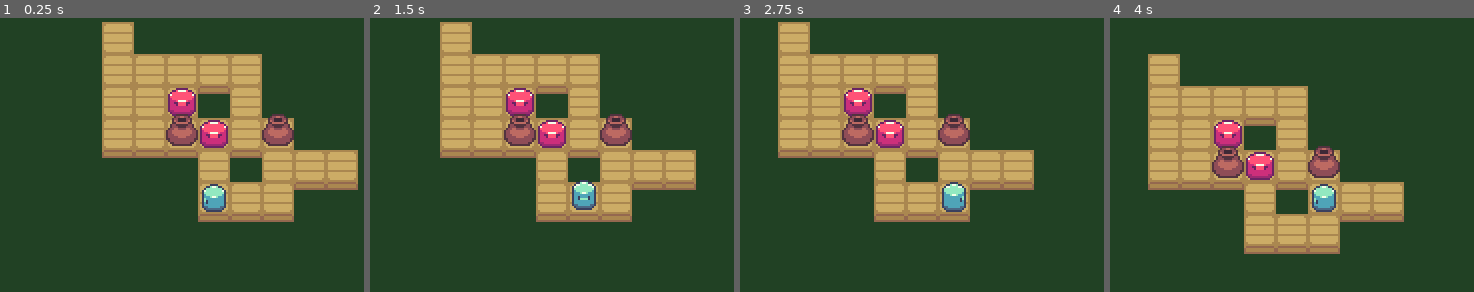
Above: before the commit, frames 1-4 (left to right).
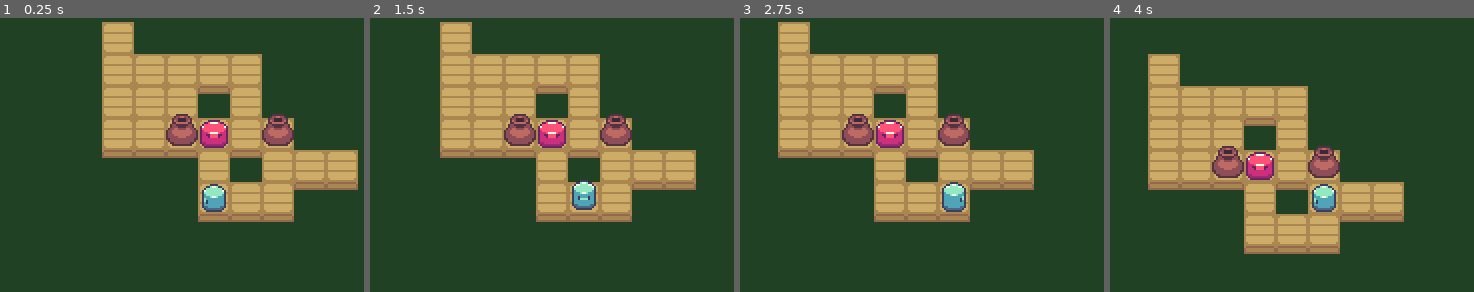
Above: after the commit, the same moments.

Repository: GudBoiNero/TurnBasedGame
Game: Godot game, scene res://assets/World.tscn
The game is run twice, just before and just after one commit, with the same random seed, the same clock (stepped at 60 frames per second) and the same inputs.
Inputs:
- Up to frame 1 (0.25 s): no input
- Up to frame 2 (1.5 s): tap Enter at 0.5 s; hold D (mov_right) 0.53-1.28 s; tap Space at 1.25 s; hold Down (mov_down) from 1.28 s (still down)
- Up to frame 3 (2.75 s): release Down (mov_down) at 2.03 s; hold D (mov_right) from 2.03 s (still down)
- Up to frame 4 (4 s): tap Enter at 2.75 s; release D (mov_right) at 2.78 s; hold W (mov_up) 2.78-3.53 s; tap Space at 3.5 s; hold Left (mov_left) from 3.53 s (still down)

The runs differ from the first frame. In frame 1, 0.7% of the frame differs, in the area x 46-54%, y 25-36%; in frame 2, 0.7%; in frame 3, 0.7%; in frame 4, 0.7%.

Commit message:
a few lines

Diff:
--- a/TurnBasedGame/assets/Game.gd
+++ b/TurnBasedGame/assets/Game.gd
@@ -44,7 +44,6 @@
 
 var entity_grid = {
 	Vector2(-2,2): preload("res://assets/Player.tscn").instance(),
-	Vector2(-3,-1): Entity.new(),
 	Vector2(-2,0): Entity.new()
 }
 
--- a/TurnBasedGame/assets/classes/Entity.gd
+++ b/TurnBasedGame/assets/classes/Entity.gd
@@ -120,6 +120,7 @@
 	path.from = grid_pos
 	path.to = Game.player_pos
 	add_child(path)
+
 	return path.return_path()
 	path.queue_free()
 
